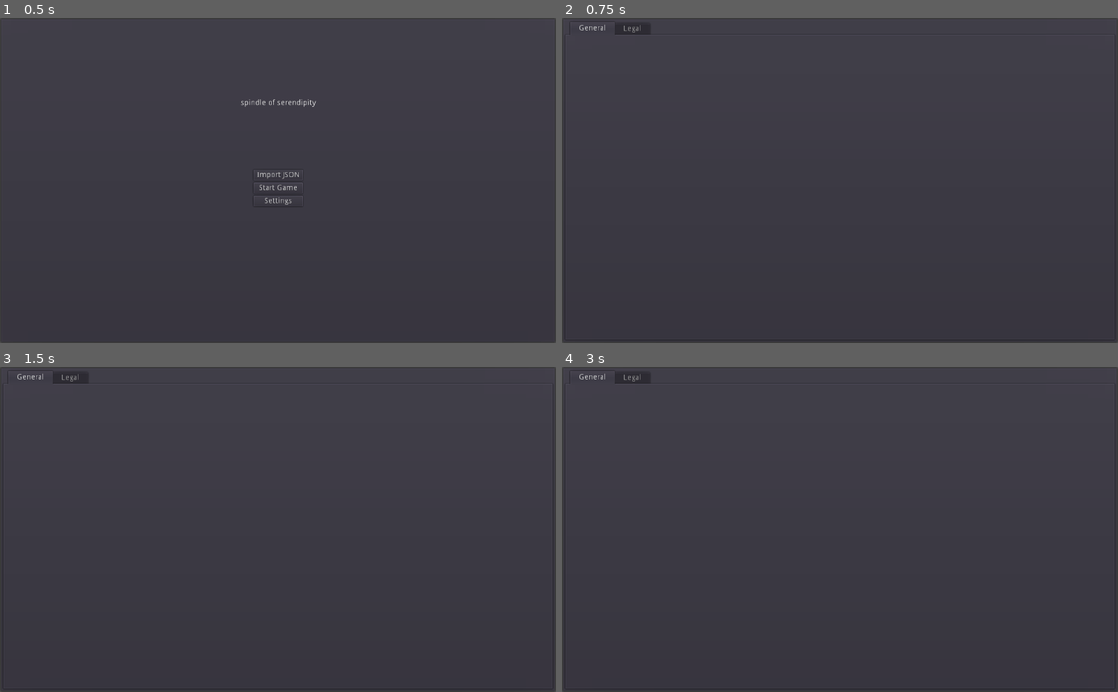
Above: before the commit, frames 1-4 (two rows, left to right).
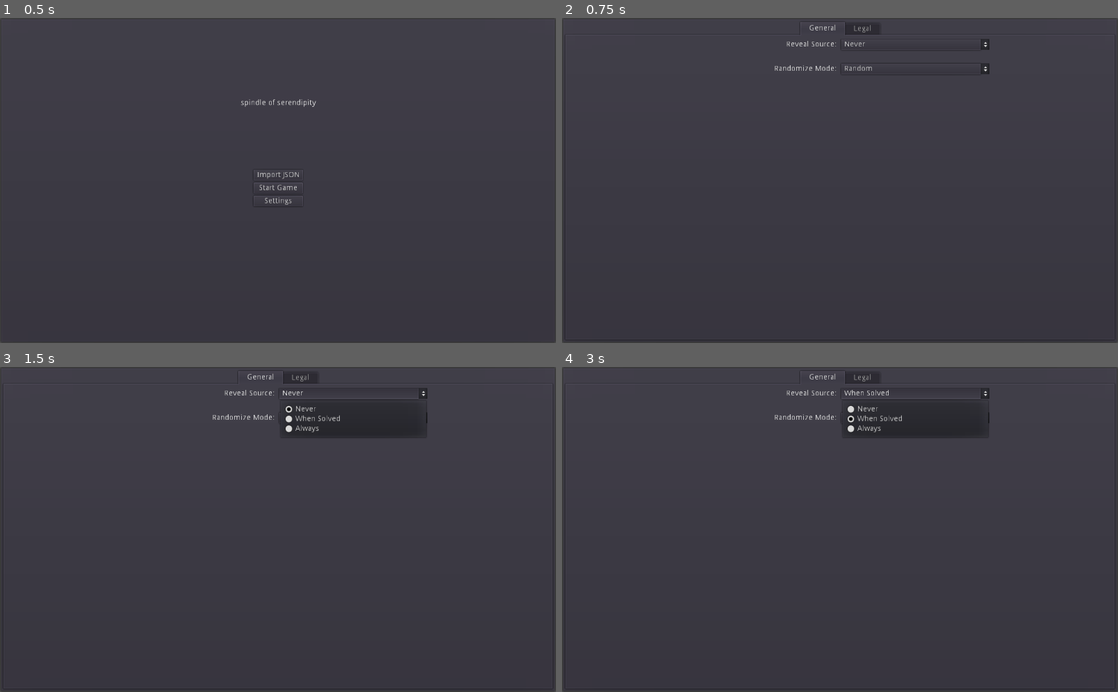
Above: after the commit, the same moments.

Repository: zacryol/spindle-of-serendipity
Game: Godot game, scene res://game/menus/MainMenu.tscn
Two runs of this game, one before a commit and one after it. Both use one fixed random seed, a clock stepped at 60 frames per second and the inputs below.
Inputs (mouse positions are in pixels of both pictures, inside the frame that each line leads up to):
- Up to frame 1 (0.5 s): no input
- Up to frame 2 (0.75 s): click "Settings" at 0.5 s
- Up to frame 3 (1.5 s): click (355, 393) at 1.25 s, where only the run after the commit has a clickable "Never"
- Up to frame 4 (3 s): click (917, 419) at 2 s, where only the run after the commit has a clickable "Random"; click (917, 393) at 2.75 s, where only the run after the commit has a clickable "When Solved"

Frame 1 is identical in both runs. In frame 2, 0.4% of the frame differs, in the area x 3-77%, y 1-18%; in frame 3, 1.5%; in frame 4, 1.6%, in the area x 3-77%, y 1-22%.

Commit message:
Put together settings ui nodes

Diff:
--- a/game/menus/settings/Settings.tscn
+++ b/game/menus/settings/Settings.tscn
@@ -22,7 +22,6 @@
 margin_top = 7.0
 margin_right = 1017.0
 margin_bottom = 593.0
-tab_align = 0
 
 [node name="General" type="Tabs" parent="PanelContainer/TabContainer"]
 anchor_right = 1.0
@@ -35,9 +34,62 @@
 [node name="ScrollContainer" type="ScrollContainer" parent="PanelContainer/TabContainer/General"]
 anchor_right = 1.0
 anchor_bottom = 1.0
+margin_left = 225.0
+margin_right = -225.0
 __meta__ = {
 "_edit_use_anchors_": false
 }
+
+[node name="VBoxContainer" type="VBoxContainer" parent="PanelContainer/TabContainer/General/ScrollContainer"]
+margin_right = 552.0
+margin_bottom = 65.0
+size_flags_horizontal = 3
+custom_constants/separation = 25
+
+[node name="RevealSource" type="HBoxContainer" parent="PanelContainer/TabContainer/General/ScrollContainer/VBoxContainer"]
+margin_right = 552.0
+margin_bottom = 20.0
+size_flags_horizontal = 3
+
+[node name="Label" type="Label" parent="PanelContainer/TabContainer/General/ScrollContainer/VBoxContainer/RevealSource"]
+margin_top = 3.0
+margin_right = 274.0
+margin_bottom = 17.0
+size_flags_horizontal = 3
+text = "Reveal Source: "
+align = 2
+
+[node name="OptionButton" type="OptionButton" parent="PanelContainer/TabContainer/General/ScrollContainer/VBoxContainer/RevealSource"]
+margin_left = 278.0
+margin_right = 552.0
+margin_bottom = 20.0
+size_flags_horizontal = 3
+text = "Never"
+items = [ "Never", null, false, 0, null, "When Solved", null, false, 1, null, "Always", null, false, 2, null ]
+selected = 0
+
+[node name="RandMode" type="HBoxContainer" parent="PanelContainer/TabContainer/General/ScrollContainer/VBoxContainer"]
+margin_top = 45.0
+margin_right = 552.0
+margin_bottom = 65.0
+size_flags_horizontal = 3
+
+[node name="Label" type="Label" parent="PanelContainer/TabContainer/General/ScrollContainer/VBoxContainer/RandMode"]
+margin_top = 3.0
+margin_right = 274.0
+margin_bottom = 17.0
+size_flags_horizontal = 3
+text = "Randomize Mode: "
+align = 2
+
+[node name="OptionButton" type="OptionButton" parent="PanelContainer/TabContainer/General/ScrollContainer/VBoxContainer/RandMode"]
+margin_left = 278.0
+margin_right = 552.0
+margin_bottom = 20.0
+size_flags_horizontal = 3
+text = "Random"
+items = [ "Random", null, false, 0, null, "By Category", null, false, 1, null, "By Source", null, false, 2, null ]
+selected = 0
 
 [node name="Legal" type="Tabs" parent="PanelContainer/TabContainer"]
 visible = false
